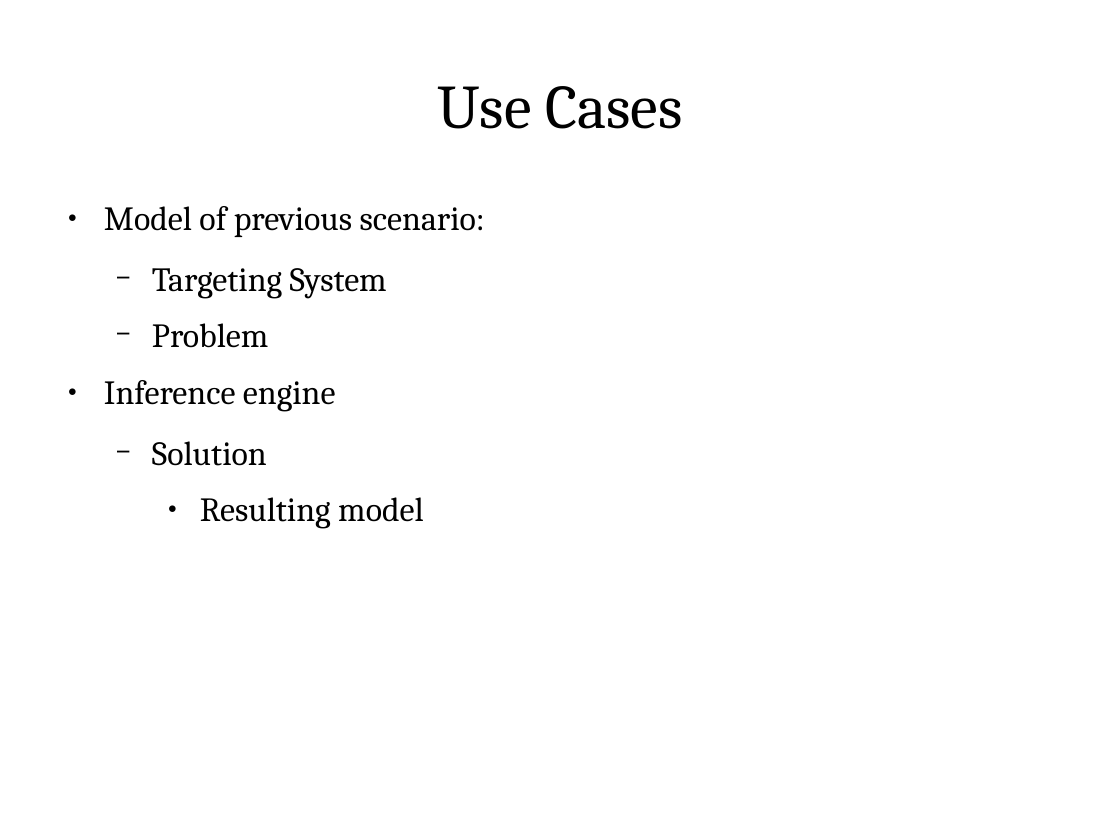
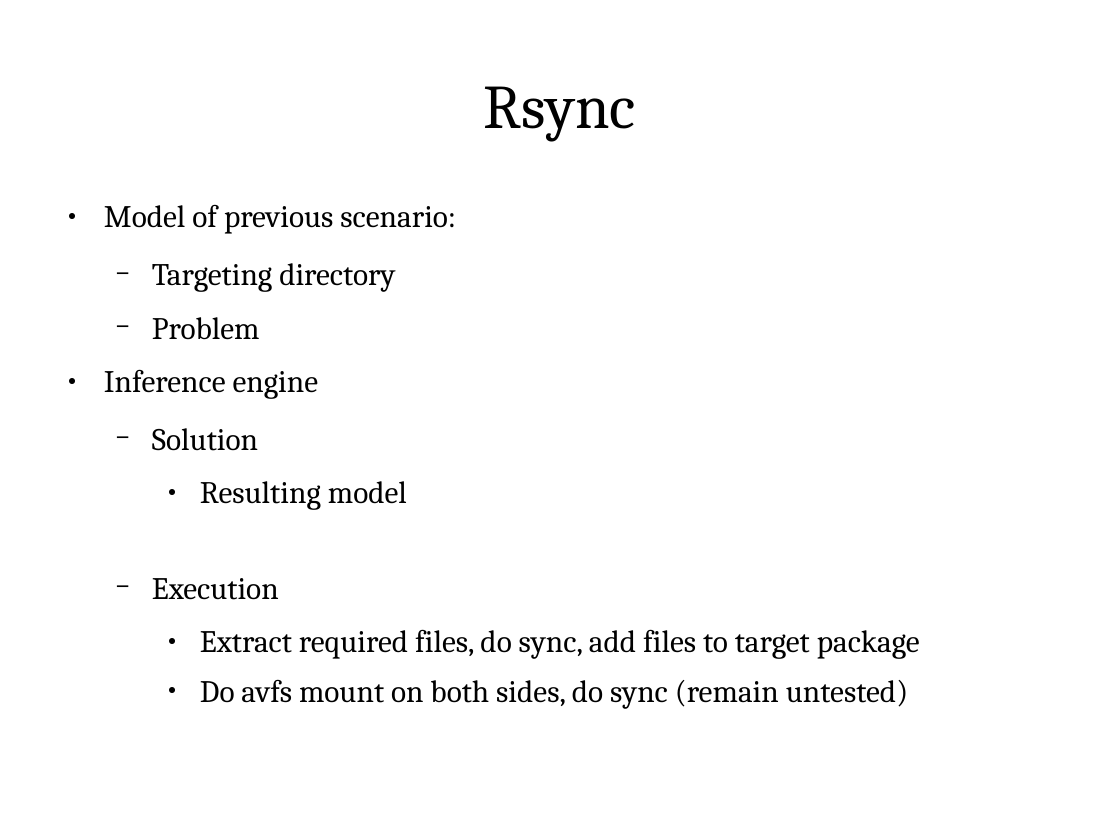
Before and after one commit to ShiZhan/fs-crawler, a slide deck: slide 4 of doc/oam.odp (slide 6 before the commit). Drawn at 1120x840 pixels with LibreOffice and Linux fonts; fonts in the diff are those of the drawing. Boxes give left, top, right and bottom in pixels: in the first picture for what was removed or moved away, otherwise in the second. Text is boxed around its words. In the diff, an @@ line names an element or a change of style, - is before the commit and + after.

```diff
--- a/doc/oam.odp
+++ b/doc/oam.odp
@@ title at [484, 86, 636, 142]: text changed @@
-Use Cases
+Rsync
@@ text at [104, 204, 456, 510]: size 24 to 22.2 pt in "Model of previous scenario:", "Problem", "Inference engine", "Solution" and 1 more places @@
@@ text at [152, 263, 395, 292]: text changed; size 24 to 22.2 pt @@
-  − Targeting System
+  − Targeting directory
@@ text at [152, 578, 920, 709]: paragraphs added @@
+  − Execution
+    ● Extract required files, do sync, add files to target package
+    ● Do avfs mount on both sides, do sync (remain untested)
```
Also in this commit, not shown: 2 other slides changed, 3 slides added, 7 slides removed.
